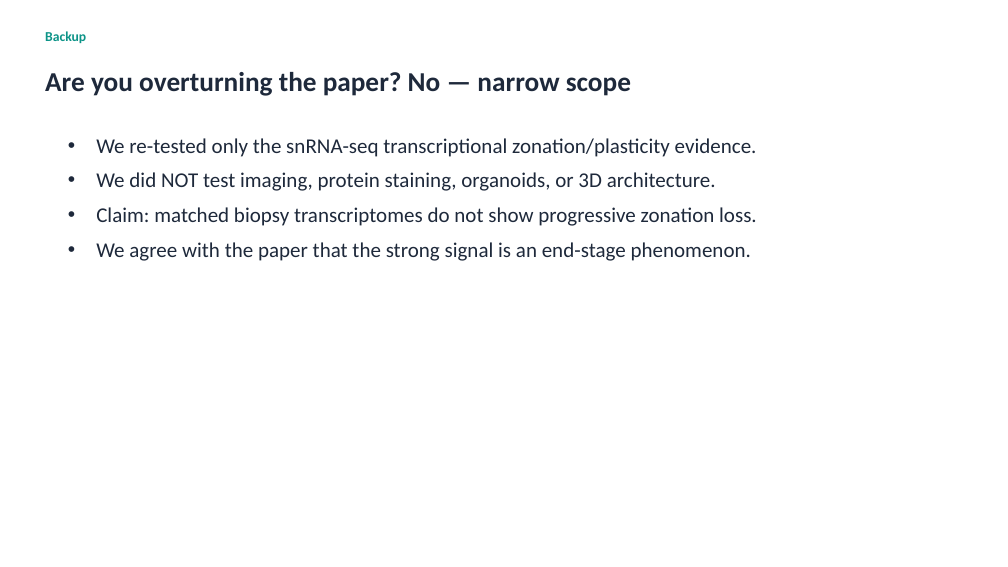
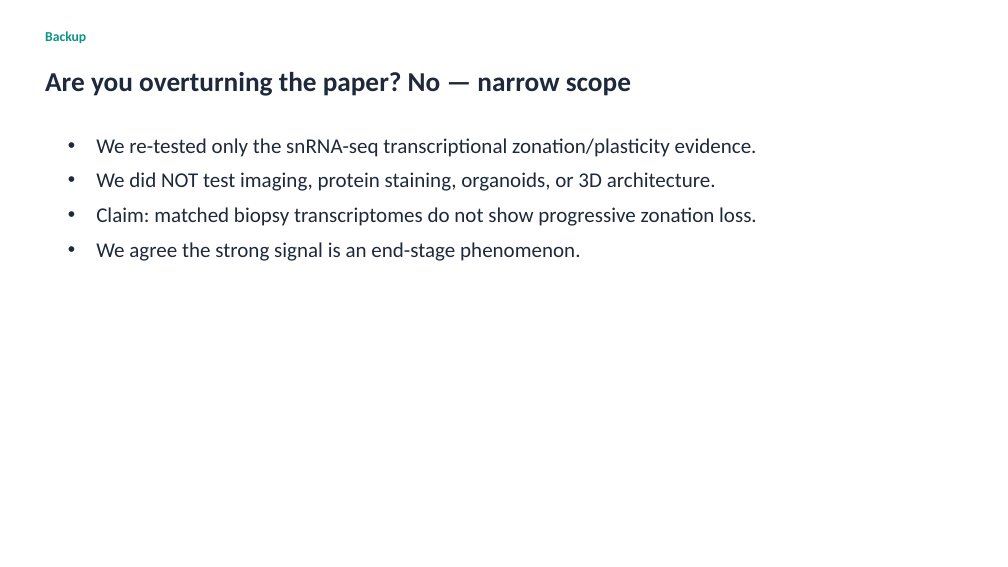
Before and after one commit to roeetekoah/liver-zonation, a slide deck: slide 11 of reports/deck/MASLD_zonation_reanalysis_8min.pptx (slide 9 before the commit). Drawn at 1008x567 pixels with LibreOffice and Linux fonts; fonts in the diff are those of the drawing. Boxes give left, top, right and bottom in pixels: in the first picture for what was removed or moved away, otherwise in the second. Text is boxed around its words. In the diff, an @@ line names an element or a change of style, - is before the commit and + after.

```diff
--- a/reports/deck/MASLD_zonation_reanalysis_8min.pptx
+++ b/reports/deck/MASLD_zonation_reanalysis_8min.pptx
@@ text at [96, 242, 580, 261]: text changed @@
-• We agree with the paper that the strong signal is an end-stage phenomenon.
+• We agree the strong signal is an end-stage phenomenon.
```
Also in this commit, not shown: 10 other slides changed, 2 slides added, 4 other files.
